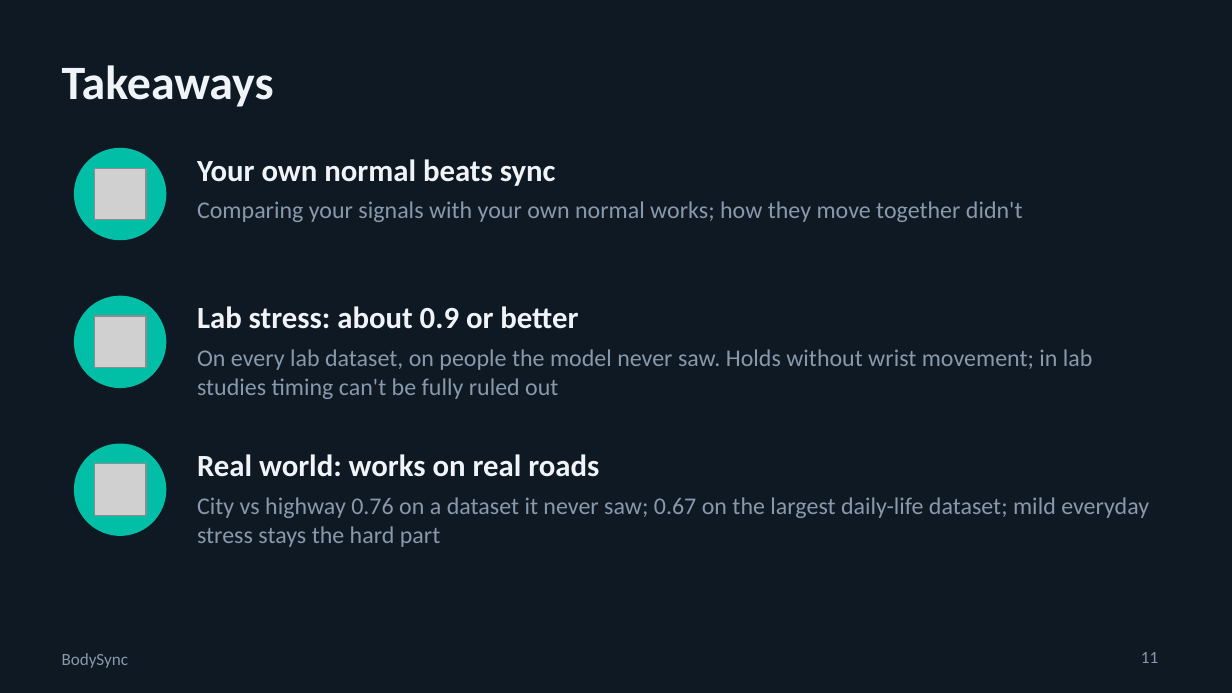
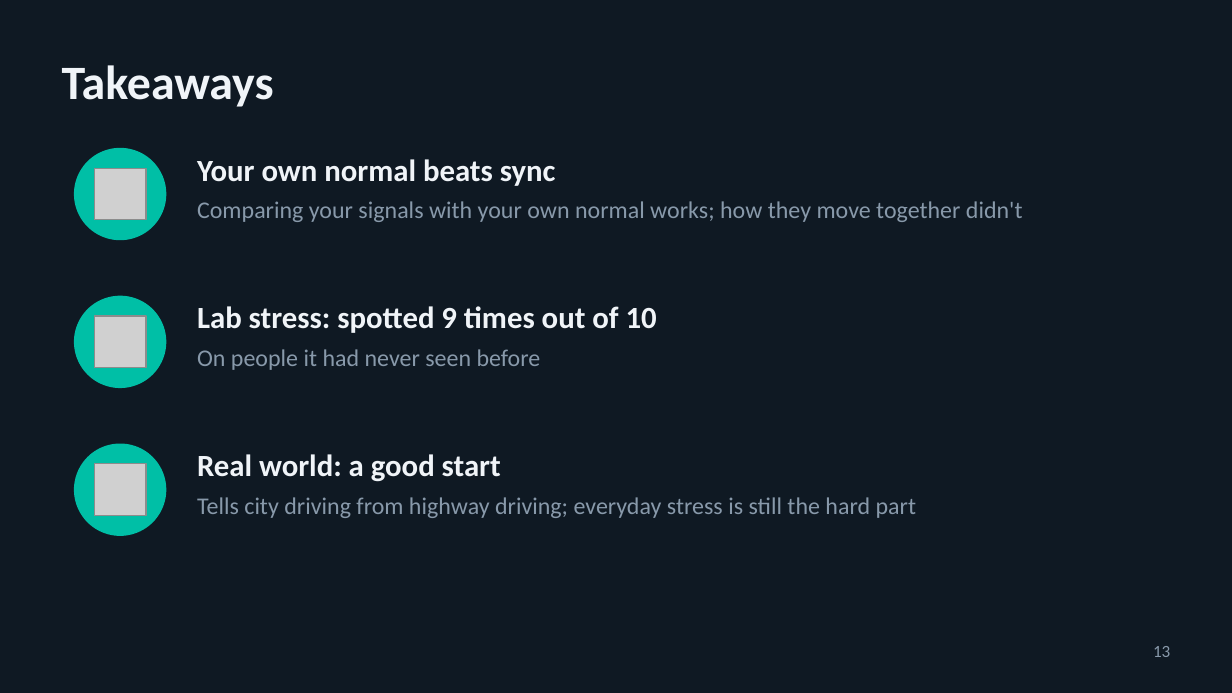
Before and after one commit to swaylakh/bodysync, a slide deck: slide 13 of docs/slides/BodySync_Final.pptx (slide 11 before the commit). Drawn at 1232x693 pixels with LibreOffice and Linux fonts; fonts in the diff are those of the drawing; grey boxes stand for pictures. Boxes give left, top, right and bottom in pixels: in the first picture for what was removed or moved away, otherwise in the second. Text is boxed around its words. In the diff, an @@ line names an element or a change of style, - is before the commit and + after.

```diff
--- a/docs/slides/BodySync_Final.pptx
+++ b/docs/slides/BodySync_Final.pptx
@@ text at (197,306,657,333): text changed @@
-Lab stress: about 0.9 or better
+Lab stress: spotted 9 times out of 10
@@ text at (197,349,541,370): text changed @@
-On every lab dataset, on people the model never saw. Holds without wrist movement; in lab studies timing can't be fully ruled out
+On people it had never seen before
@@ text at (197,454,501,482): text changed @@
-Real world: works on real roads
+Real world: a good start
@@ text at (197,497,916,518): text changed @@
-City vs highway 0.76 on a dataset it never saw; 0.67 on the largest daily-life dataset; mild everyday stress stays the hard part
+Tells city driving from highway driving; everyday stress is still the hard part
@@ text removed at (62,653,128,668) @@
-BodySync
@@ page number removed at (1141,652,1158,663) @@
-11
@@ page number added at (1153,646,1170,657), 10 pt, text #8899AA @@
+13
```
Also in this commit, not shown: 5 other slides changed, 8 slides added, 5 slides removed, 5 other files.
